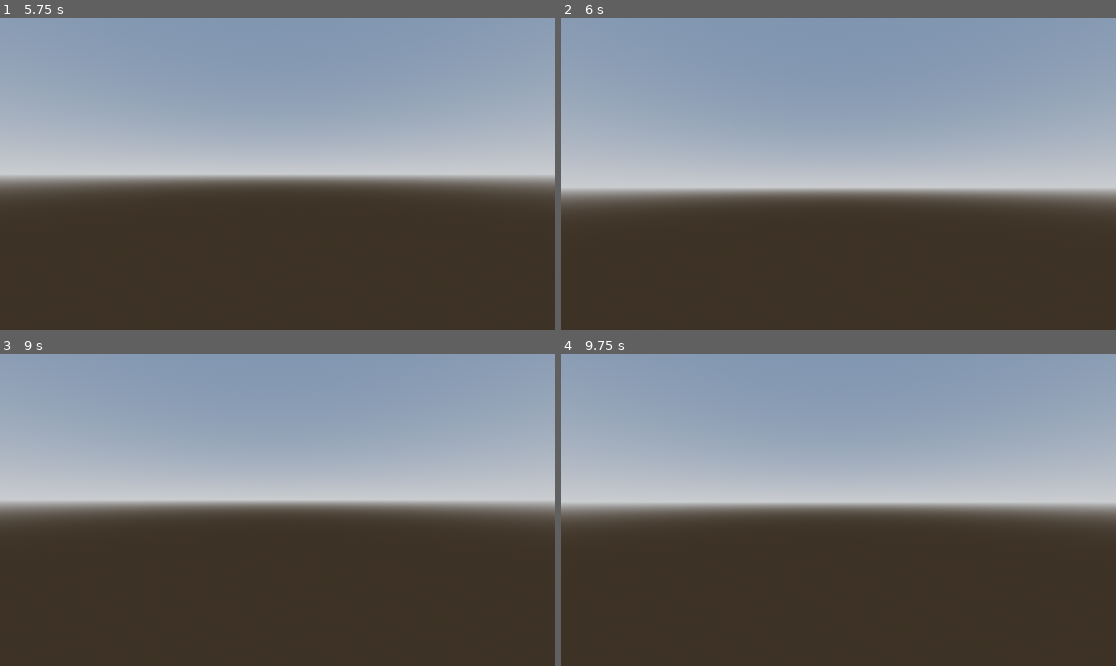
Above: before the commit, frames 1-4 (two rows, left to right).
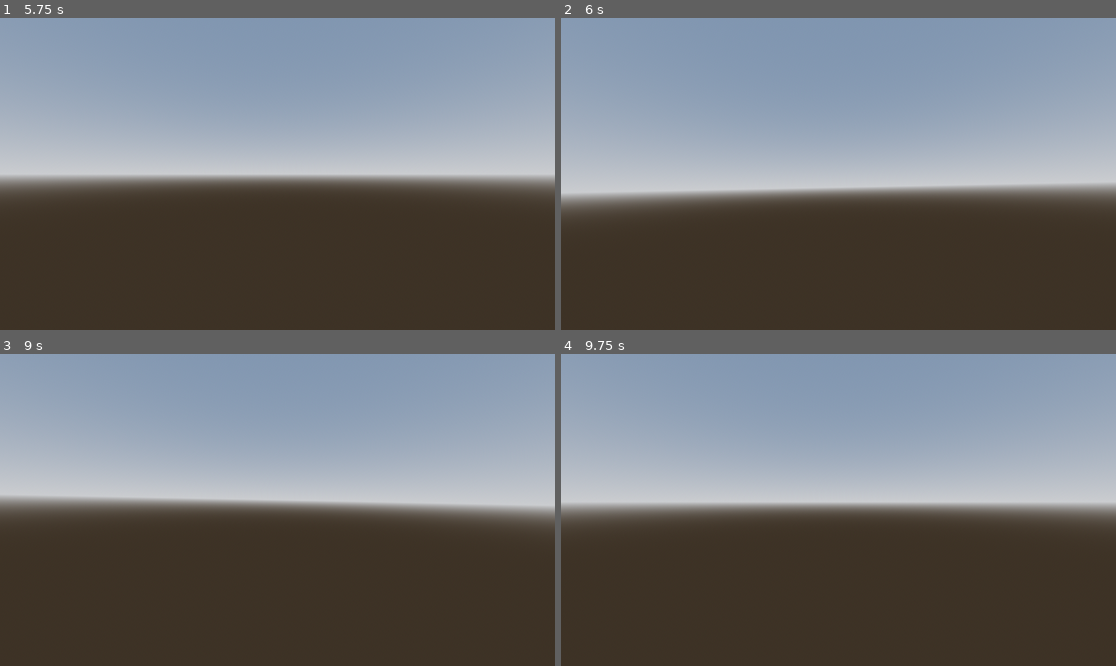
Above: after the commit, the same moments.

Repository: ayylol/viceroy-maxing
Game: Godot game, scene res://scenes/bimgus_scene.tscn
Same seed, same stepped clock (60 frames per second), same inputs: the game is played once before the commit and once after it.
Inputs (mouse positions are in pixels of both pictures, inside the frame that each line leads up to):
- Up to frame 1 (5.75 s): move the mouse to (305, 174) at 0.52 s; hold W (move_up) from 0.53 s (still down); click (305, 174) at 0.6 s; tap Space (jump) at 0.77, 1.52, 2.75, 3.02, 3.77, 4.25, 4.52 s; move the mouse to (249, 174) at 1.27 s; right-click (249, 174) at 1.35 s; tap Enter at 2, 3.5, 5 s; move the mouse to (288, 167) at 2.02 s; click (288, 167) at 2.1 s; move the mouse to (271, 180) at 2.77 s; right-click (271, 180) at 2.85 s; move the mouse to (316, 177) at 3.52 s; click (316, 177) at 3.6 s; move the mouse to (233, 170) at 4.27 s; right-click (233, 170) at 4.35 s; move the mouse to (283, 174) at 5.02 s; click (283, 174) at 5.1 s
- Up to frame 2 (6 s): tap Space (jump) at 5.75 s; move the mouse to (816, 167) at 5.77 s; release W (move_up) at 5.78 s; hold D (move_right) from 5.78 s (still down); right-click (816, 167) at 5.85 s
- Up to frame 3 (9 s): tap Space (jump) at 6.02, 6.77, 7.52 s; move the mouse to (305, 510) at 6.52 s; release D (move_right) at 6.53 s; hold W (move_up) 6.53-8.78 s; click (305, 510) at 6.6 s; move the mouse to (249, 510) at 7.27 s; right-click (249, 510) at 7.35 s; move the mouse to (288, 503) at 8.02 s; click (288, 503) at 8.1 s; move the mouse to (271, 516) at 8.77 s; hold A (move_left) from 8.78 s (still down); right-click (271, 516) at 8.85 s
- Up to frame 4 (9.75 s): tap Space (jump) at 9.02 s; move the mouse to (877, 513) at 9.52 s; release A (move_left) at 9.53 s; hold W (move_up) from 9.53 s (still down); click (877, 513) at 9.6 s

Frame 1 is identical in both runs. In frame 2, 2.3% of the frame differs, in the area x 0-100%, y 53-61%; in frame 3, 2.3%, in the area x 0-100%, y 45-53%; in frame 4, nothing differs.

Commit message:
Add camera tilt

Diff:
--- a/objects/player.tscn
+++ b/objects/player.tscn
@@ -7,8 +7,10 @@
 [node name="Player" type="CharacterBody3D" groups=["player"]]
 script = ExtResource("1_eqqp1")
 
-[node name="Camera3D" type="Camera3D" parent="."]
+[node name="CollisionShape3D" type="CollisionShape3D" parent="."]
+shape = SubResource("CapsuleShape3D_5gfmb")
+
+[node name="Head" type="Node3D" parent="."]
 transform = Transform3D(1, 0, 0, 0, 1, 0, 0, 0, 1, 0, 0.5, 0)
 
-[node name="CollisionShape3D" type="CollisionShape3D" parent="."]
-shape = SubResource("CapsuleShape3D_5gfmb")
+[node name="Camera3D" type="Camera3D" parent="Head"]
--- a/objects/viceroy_controller.gd
+++ b/objects/viceroy_controller.gd
@@ -6,7 +6,11 @@
 @export var walking_height : float = .5
 @export var sliding_height : float = -.5
 
-@onready var camera : Camera3D = $Camera3D
+@export var camera_max_tilt : float = .02
+@export var camera_tilt_speed : float = .5
+
+@onready var head : Node3D = $Head
+@onready var camera : Camera3D = $Head/Camera3D
 
 var _mouse_rotation : Vector3
 var _rotation_input : float
@@ -243,18 +247,27 @@
 	_mouse_rotation.y += _rotation_input * look_sensitivity * delta
 	_mouse_rotation.x = clamp(_mouse_rotation.x, PI * -.5, PI * .5)
 
-	camera.transform.basis = Basis.from_euler(Vector3(_mouse_rotation.x, 0., 0.))
-	camera.rotation.z = 0.
-
+	head.transform.basis = Basis.from_euler(Vector3(_mouse_rotation.x, 0., 0.))
+	head.rotation.z = .0
+
+	# Camera Tilt
 	global_transform.basis = Basis.from_euler(Vector3(0., _mouse_rotation.y, 0.))
+	var lr_axis := Input.get_axis("move_left", "move_right")
+	if lr_axis < 0.:
+		camera.rotation.z = min(camera_max_tilt, camera.rotation.z+camera_tilt_speed*delta)
+	elif lr_axis > 0.:
+		camera.rotation.z = max(-camera_max_tilt, camera.rotation.z-camera_tilt_speed*delta)
+	elif camera.rotation.z != 0.:
+		var new_camera_tilt = camera.rotation.z-camera_tilt_speed*delta*sign(camera.rotation.z)
+		camera.rotation.z = new_camera_tilt if sign(new_camera_tilt) == sign(camera.rotation.z) else 0.
 
 	_rotation_input = 0.
 	_tilt_input = 0.
 
 	if current_state == State.SLIDING:
-		camera.position.y = sliding_height
+		head.position.y = sliding_height
 	else:
-		camera.position.y = walking_height
+		head.position.y = walking_height
 
 func get_horizontal_input() -> Vector2:
 	var input_vector := Input.get_vector("move_left", "move_right", "move_up", "move_down")
